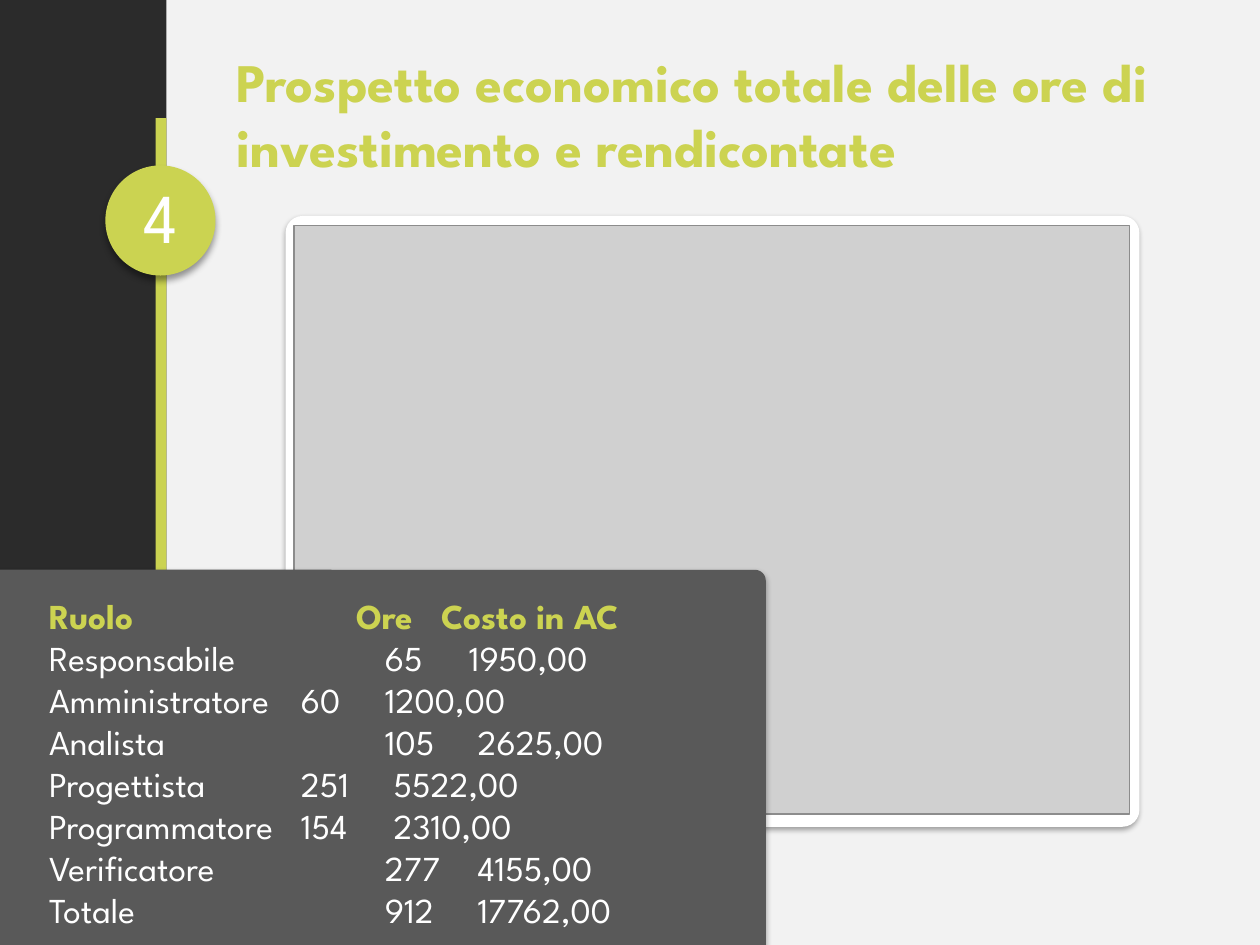
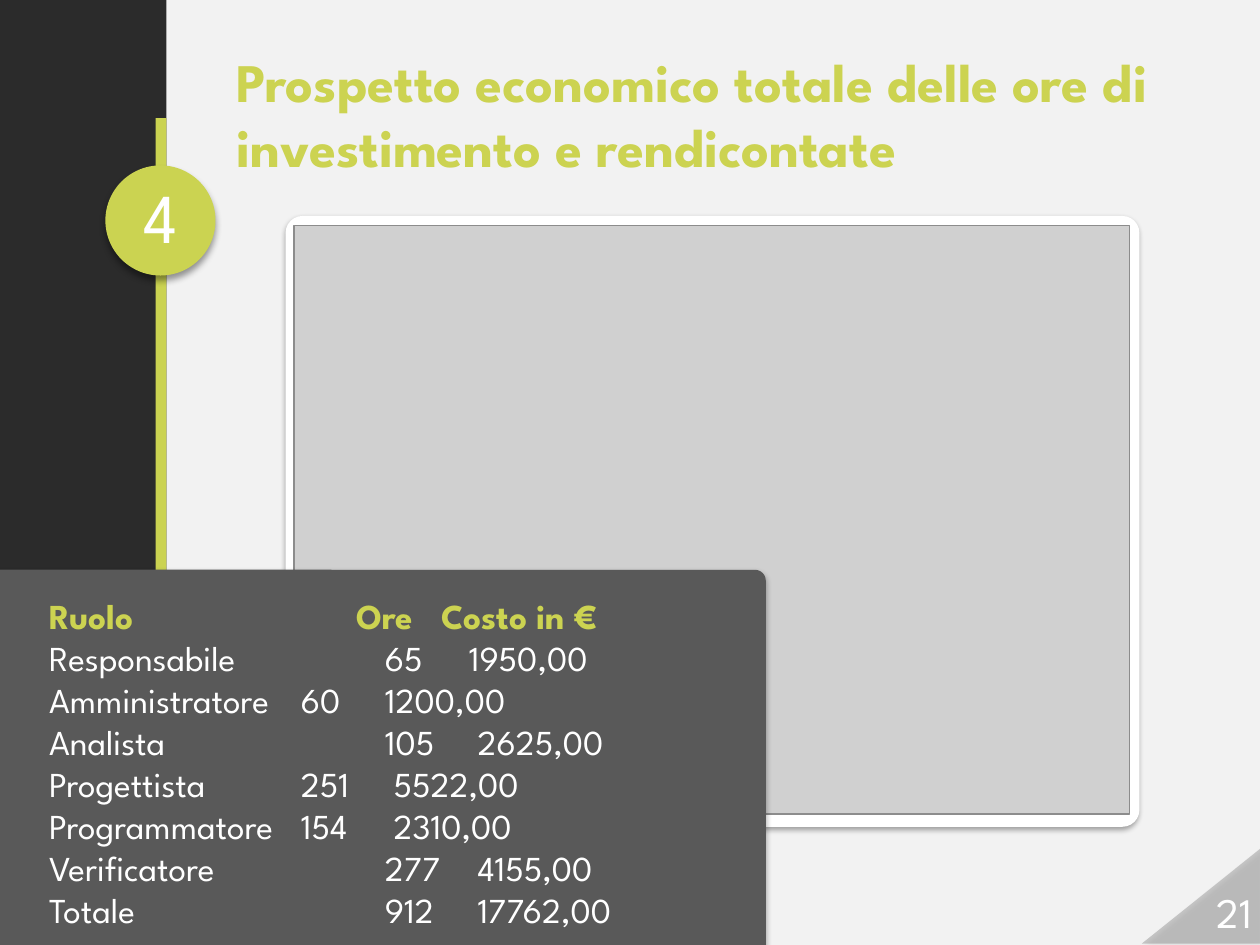
Before and after one commit to Italiaracerx/progettoSWE, a slide deck: slide 21 of Presentazione/Presentazione 26-01-2018.pptx. Drawn at 1260x945 pixels with LibreOffice and Linux fonts; fonts in the diff are those of the drawing; grey boxes stand for pictures; background and template pictures are left out; a plain dark background stands for a picture behind light text. Boxes give left, top, right and bottom in pixels: in the first picture for what was removed or moved away, otherwise in the second. Text is boxed around its words. In the diff, an @@ line names an element or a change of style, - is before the commit and + after.

```diff
--- a/Presentazione/Presentazione 26-01-2018.pptx
+++ b/Presentazione/Presentazione 26-01-2018.pptx
@@ text at (49,605,565,630): text changed @@
-Ruolo Ore Costo in AC
+Ruolo Ore Costo in €
@@ triangle added at (1142,847,1260,944), fill #000000 at 18% opacity @@
@@ page number added at (1217,900,1252,928), 24 pt, text #FFFFFF @@
+21
```
Also in this commit, not shown: 25 other slides changed.
